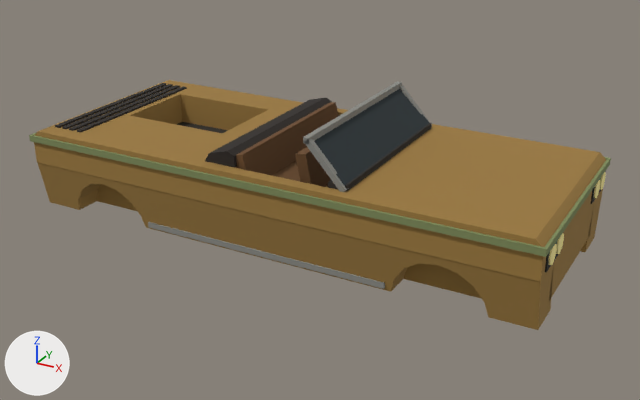
What one commit did to the glTF model public/models/base_convertible.glb.
One viewpoint serves both versions: a 50 mm lens placed at (4.43, -7.83, 3.61), pointed at (0.17, -0.1, -0.26). Lighting does not change. The marker at lower left points along +X, +Y and +Z. The picture after the commit comes second. Vertices at exactly the same position are counted once.

The first picture shows 'base_convertible'.
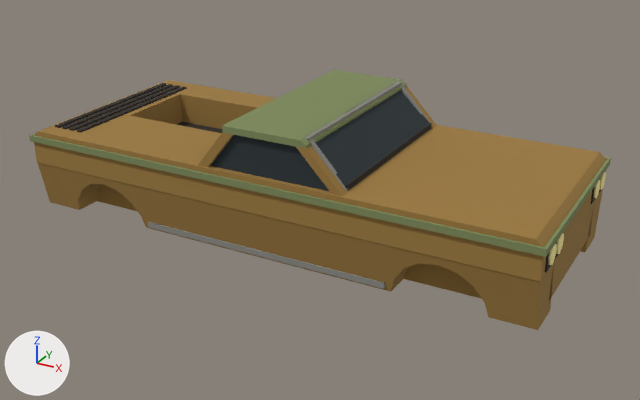
Pixel boxes [x1, y1, x2, y2] of what changed, in the pictures (640 x 400 px):
'base_convertible', reshaped: before [29, 80, 611, 330]; after [29, 70, 611, 330]
part 1 of me_skin_l, built on: before [205, 97, 332, 168]; after [198, 70, 437, 196]

Diff of the bpy script that builds the scene:
```diff
--- a/public/models/base_convertible.glb.py
+++ b/public/models/base_convertible.glb.py
@@ me_skin_l @@
 # used by ob_base_convertible; location = (0.0, 0.0, 0.0)
-me_skin_l.from_pydata(...)  # 513 vertices, 848 faces; spans x -2.92..2.92, y -1.2..1.2, z -0.57..0.82
+me_skin_l.from_pydata(...)  # 563 vertices, 932 faces; spans x -2.92..2.92, y -1.2..1.2, z -0.57..0.82
+# me_skin_l part 1
+# 8 vertices are removed from x -0.58..-0.28, y -1.03..1.03, z 0.35..0.51
+# 16 faces are deleted
+# 42 vertices are added at x -0.64..0.88, y -1.15..1.15, z 0.35..0.82
+# 16 new vertices lie (0.12, 0.0, 0.0) away from vertices in x -0.64..0.88, y -1.15..1.15, z 0.35..0.75
+# 48 new faces join them, mat_paint (brown #9c7a3e)
+# 16 new faces join them, mat_trim (green #7e8a5a)
+# 36 new faces join them, mat_glass (dark grey #2a3438)
 me_skin_l.materials.append(mat_paint)
```
